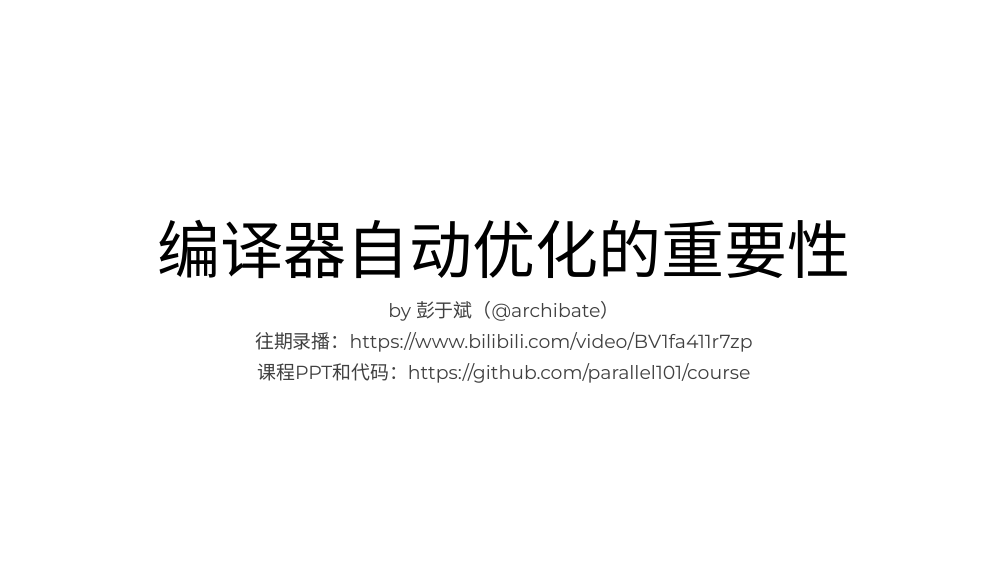
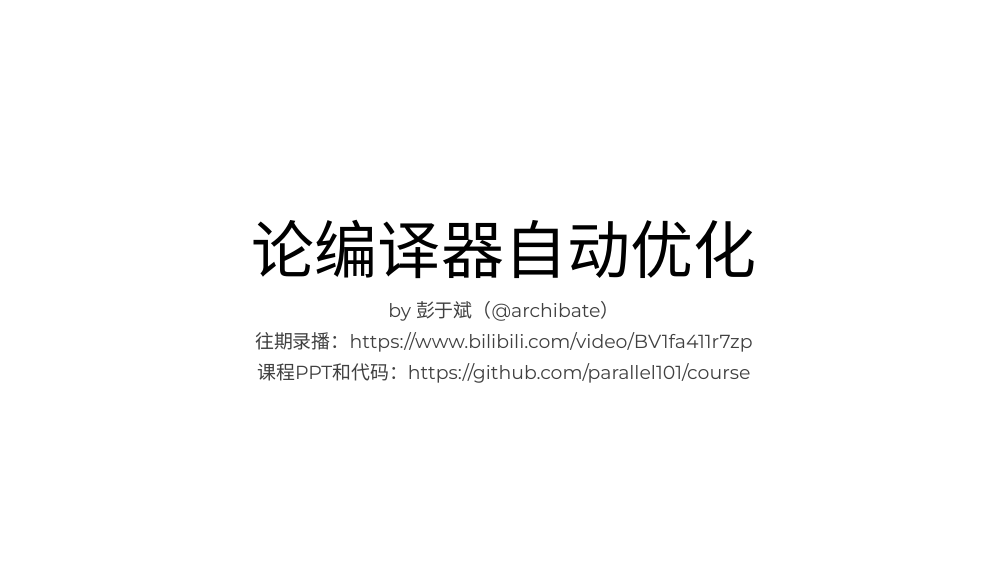
Before and after one commit to parallel101/course, a slide deck: slide 1 of 04/slides.pptx. Drawn at 1008x567 pixels with LibreOffice and Linux fonts; fonts in the diff are those of the drawing. Boxes give left, top, right and bottom in pixels: in the first picture for what was removed or moved away, otherwise in the second. Text is boxed around its words. In the diff, an @@ line names an element or a change of style, - is before the commit and + after.

```diff
--- a/04/slides.pptx
+++ b/04/slides.pptx
@@ title at (x1=252, y1=220, x2=756, y2=279): text changed @@
-编译器自动优化的重要性
+论编译器自动优化
```
Also in this commit, not shown: 3 slides added, 33 other files.
